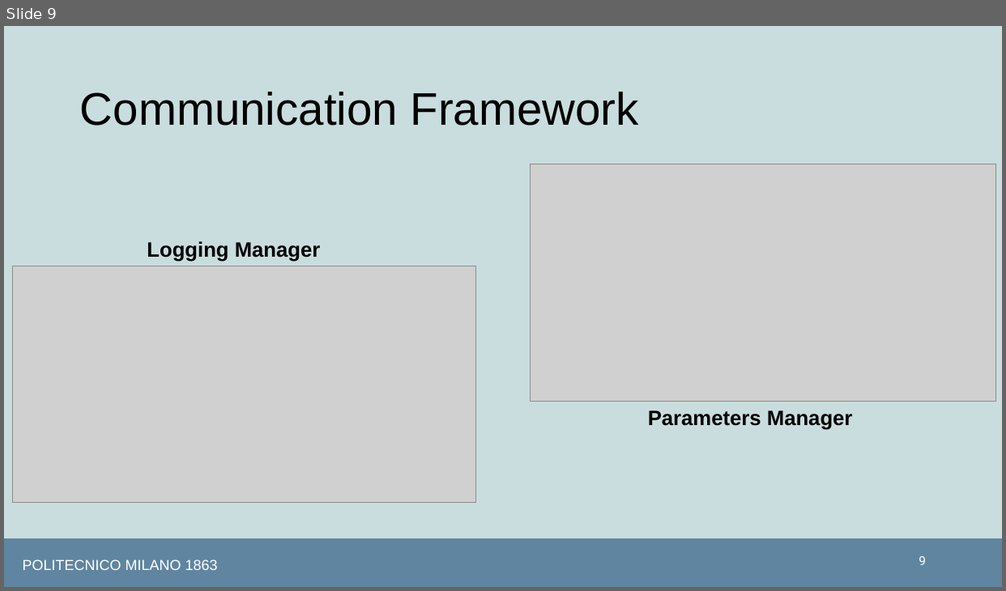
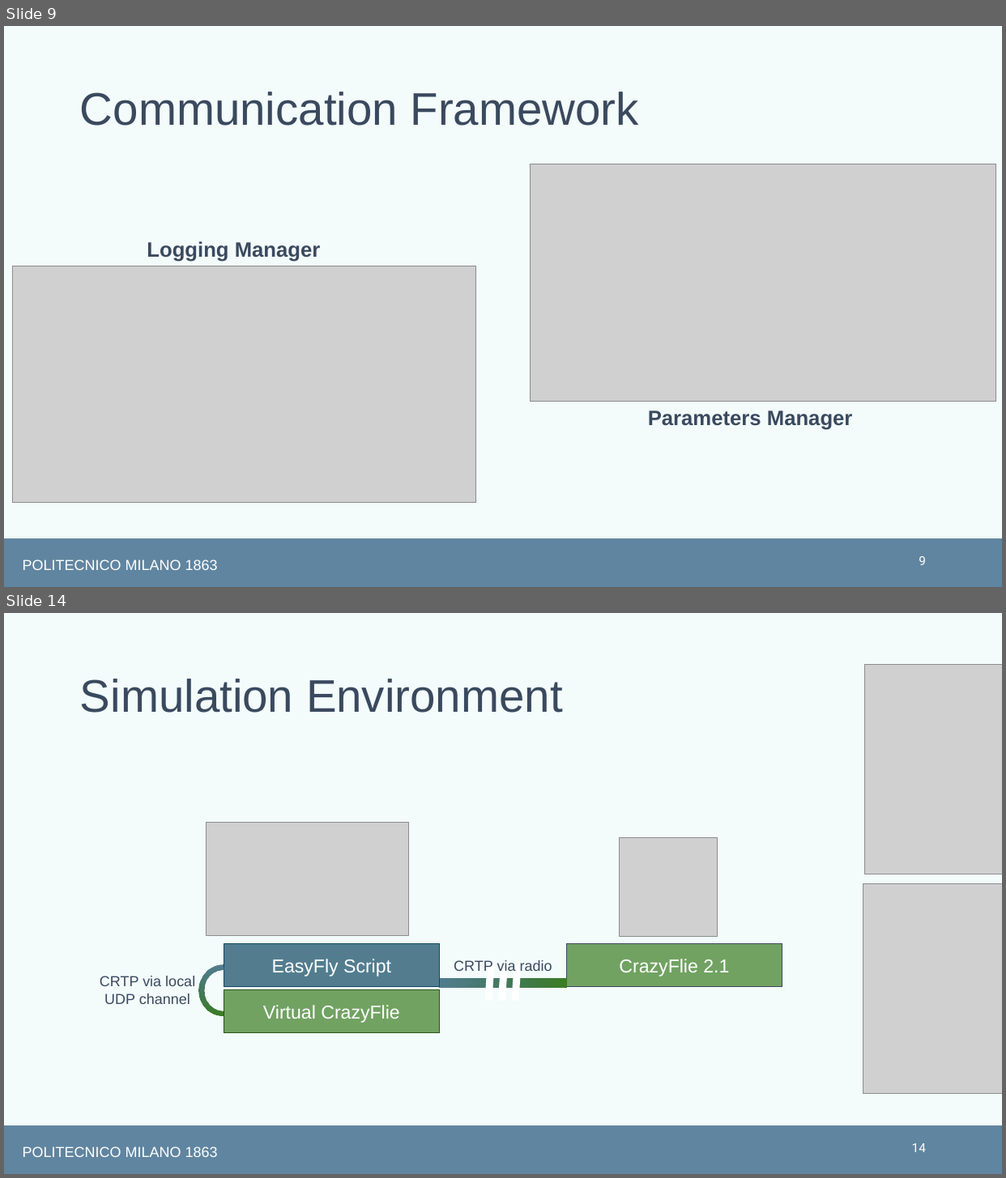
Before and after one commit to matplona/crazyflie-lib-python, a slide deck: Thesis/Presentation/thesis_presentation.pptx. Shown one above the other, each under a label of ours: slide 9 before the commit, slides 9 and 14 after it; the slides between them are not shown. The pictures are 1006x591 and 1006x1178 pixels, drawn with LibreOffice and Linux fonts; fonts in the diff are those of the drawing; grey boxes stand for pictures. Boxes give left, top, right and bottom in pixels: in the first picture for what was removed or moved away, otherwise in the second. Text is boxed around its words. In the diff, an @@ line names an element or a change of style, - is before the commit and + after.

```diff
--- a/Thesis/Presentation/thesis_presentation.pptx
+++ b/Thesis/Presentation/thesis_presentation.pptx
@@ slide 14 added at [4, 613, 1002, 1174], background #F3FBFB; not listed: 2 template elements that a slide beside it also shows @@
@@ title added at [80, 679, 563, 713], 44 pt, text #3A495E @@
+Simulation Environment
@@ picture added at [864, 664, 1002, 875] @@
@@ picture added at [206, 823, 409, 935] @@
@@ picture added at [620, 838, 717, 937] @@
@@ picture added at [863, 884, 1002, 1094] @@
@@ rectangle added at [224, 944, 439, 986], fill #104862 at 70% opacity, outline #104862 1 pt, 18 pt, text #FFFFFF @@
+EasyFly Script
@@ rectangle added at [567, 944, 782, 986], fill #3B7D23 at 70% opacity, outline #3A495E 1 pt, 18 pt, text #FFFFFF @@
+CrazyFlie 2.1
@@ text added at [100, 976, 195, 1004], 14 pt, text #3A495E @@
+CRTP via local UDP channel
@@ arch (boxed as its full ring) added at [198, 965, 245, 1016], fill gradient #3B7D23 to #104862 @@
@@ group added at [439, 960, 567, 1001]: 3 parallelograms, 1 rectangle, 1 text @@
+CRTP via radio
@@ rectangle added at [224, 990, 439, 1033], fill #3B7D23 at 70% opacity, outline #275417 1 pt, 18 pt, text #FFFFFF @@
+Virtual CrazyFlie
@@ page number added at [912, 1144, 926, 1152], 12 pt, text #FFFFFF @@
+14
@@ slide 9 changed as well @@
@@ background #C9DDDE to #F3FBFB @@
@@ text colour #000000 to #3A495E in 3 elements at [80, 92, 639, 126], [147, 241, 321, 262], [648, 411, 853, 430] @@
```
Also in this commit, not shown: 10 other slides changed, 5 other slides added, 3 slides removed, 7 other files.
